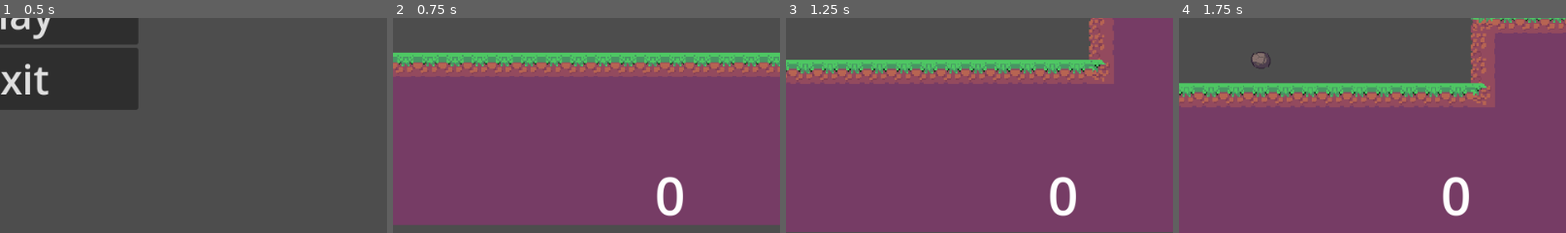
Above: before the commit, frames 1-4 (left to right).
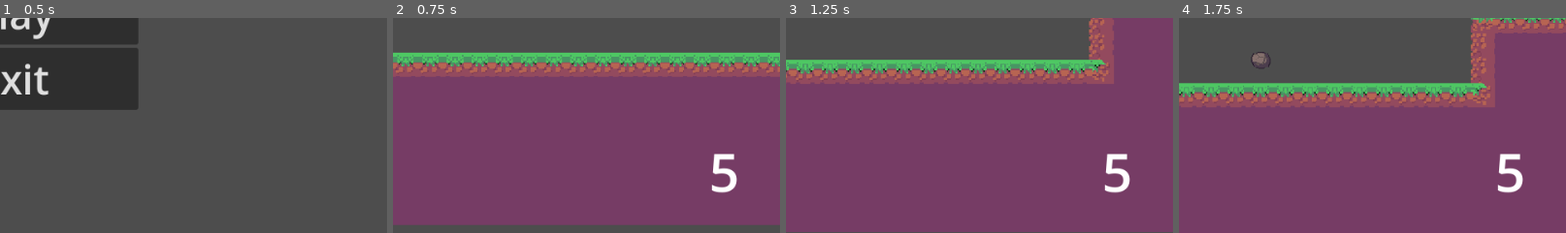
Above: after the commit, the same moments.

Repository: AdriSabadell/Plataformas2D_AdrianMartinez
Game: Godot game, scene res://Scenes/Levels/MainMenu.tscn
Same seed, same stepped clock (60 frames per second), same inputs: the game is played once before the commit and once after it. Before the commit the project starts from res://Scenes/MainMenu.tscn.
Inputs (mouse positions are % of the whole screen's width and height, from its top left):
- Up to frame 1 (0.5 s): no input
- Up to frame 2 (0.75 s): click "Play" at 0.5 s
- Up to frame 3 (1.25 s): no input
- Up to frame 4 (1.75 s): tap Enter (ui_accept) at 1.25 s; move the mouse to (72, 45) at 1.27 s; hold D (Move_Right) from 1.28 s (still down); click (72, 45) at 1.35 s; tap Space (Jump) at 1.52 s
The pictures show only the part of the screen within x 50-100%, y 50-100%; the shares and areas given below are measured in that part.

Frame 1 is identical in both runs. In frame 2, 1.4% of the frame differs, in the area x 68-89%, y 63-93%; in frame 3, 1.4%; in frame 4, 1.4%.

Commit message:
Organizacion Scripts

Diff:
--- a/Scenes/player.tscn
+++ b/Scenes/player.tscn
@@ -150,13 +150,12 @@
 texture = ExtResource("3_tj8nd")
 
 [node name="Balas" type="Label" parent="CanvasLayer"]
-offset_left = 805.0
-offset_top = 447.0
-offset_right = 845.0
-offset_bottom = 538.0
+offset_left = 872.0
+offset_top = 418.0
+offset_right = 912.0
+offset_bottom = 509.0
 theme_override_font_sizes/font_size = 66
-text = "0
-"
+text = "5"
 
 [node name="MenuPausa" type="Control" parent="CanvasLayer"]
 visible = false
--- a/project.godot
+++ b/project.godot
@@ -11,7 +11,7 @@
 [application]
 
 config/name="Plataforma 2d"
-run/main_scene="res://Scenes/MainMenu.tscn"
+run/main_scene="res://Scenes/Levels/MainMenu.tscn"
 config/features=PackedStringArray("4.2", "Forward Plus")
 config/icon="res://icon.svg"
 
Not shown: 2 places in Scenes/Levels/MainMenu.tscn that only renumber resources
